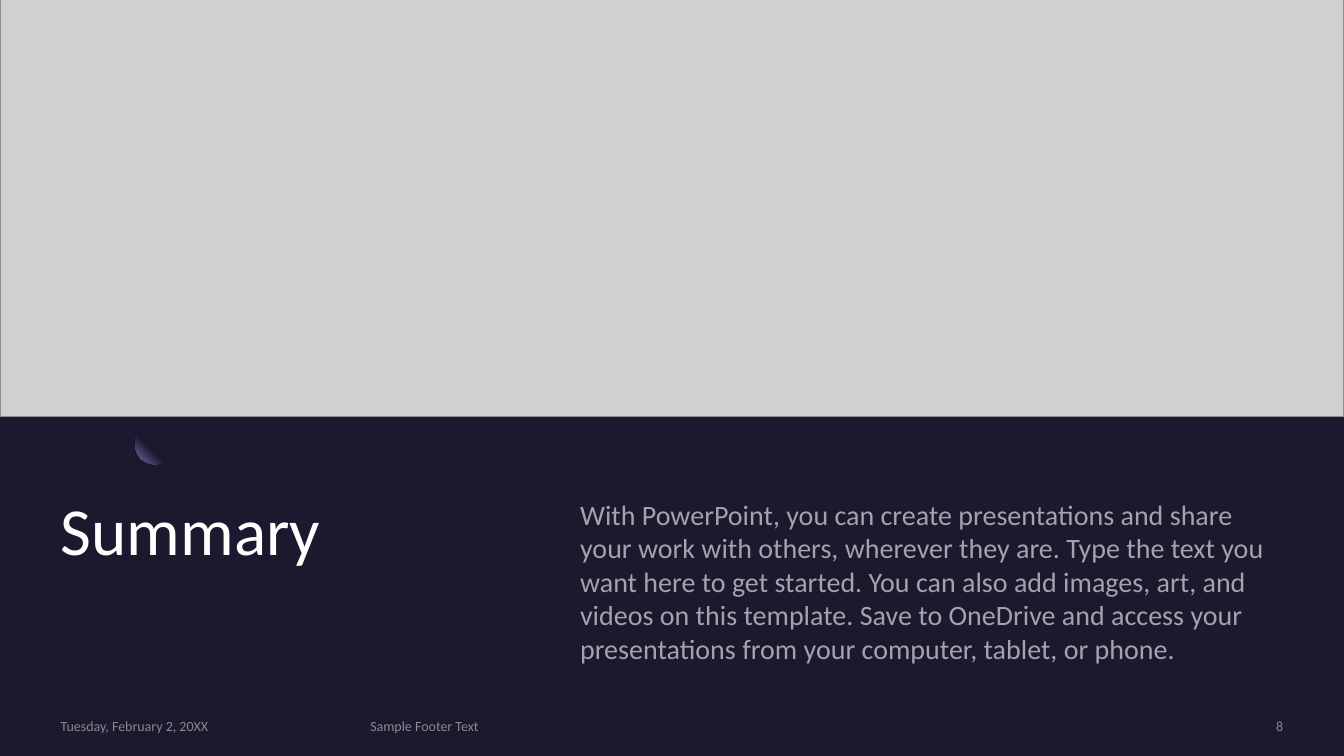
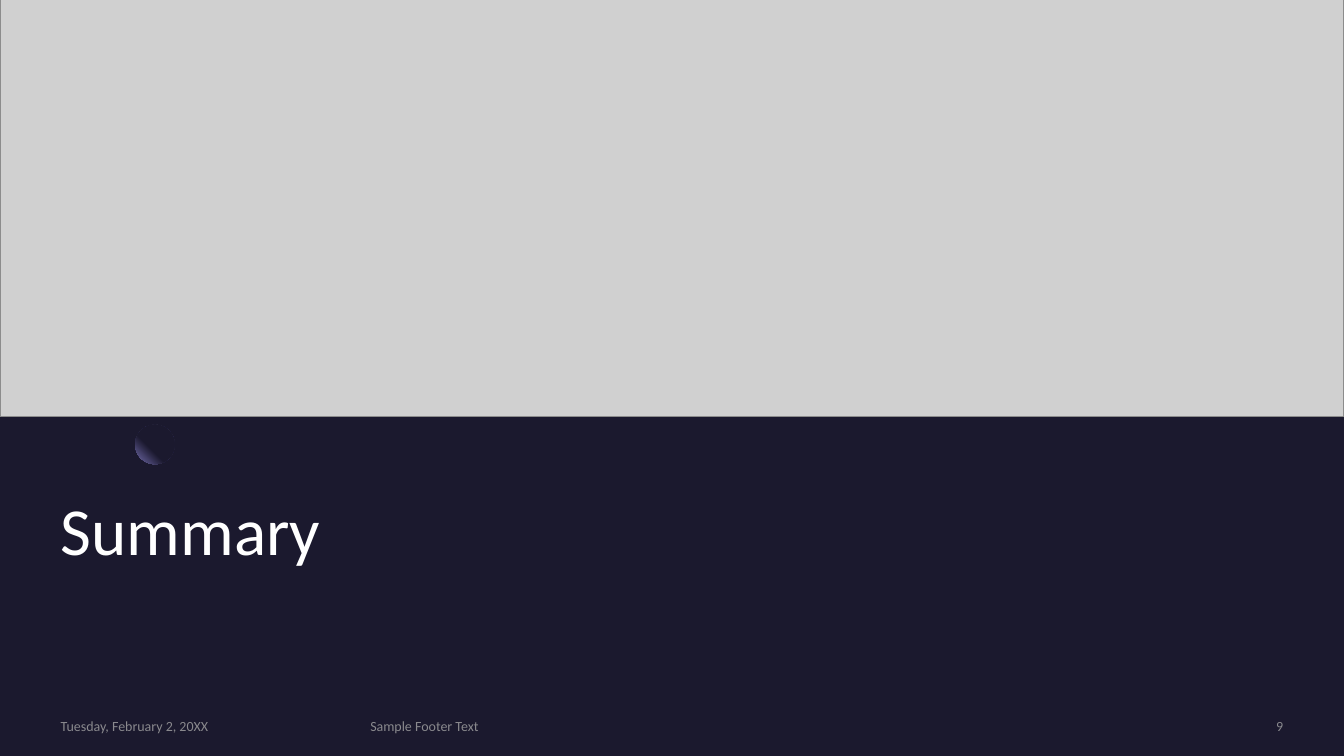
Before and after one commit to Digital-Tech-KKHS/10dtc-computer-hardware-cmaregele, a slide deck: slide 9 of Presentation Template.pptx (slide 8 before the commit). Drawn at 1344x756 pixels with LibreOffice and Linux fonts; fonts in the diff are those of the drawing; grey boxes stand for pictures. Boxes give left, top, right and bottom in pixels: in the first picture for what was removed or moved away, otherwise in the second. Text is boxed around its words. In the diff, an @@ line names an element or a change of style, - is before the commit and + after.

```diff
--- a/Presentation Template.pptx
+++ b/Presentation Template.pptx
@@ text removed at (580, 505, 1263, 664) @@
-With PowerPoint, you can create presentations and share your work with others, wherever they are. Type the text you want here to get started. You can also add images, art, and videos on this template. Save to OneDrive and access your presentations from your computer, tablet, or phone.
@@ page number at (1276, 722, 1283, 731): text changed @@
-8
+9
```
Also in this commit, not shown: 6 other slides changed, 1 slide added, 2 other files.
